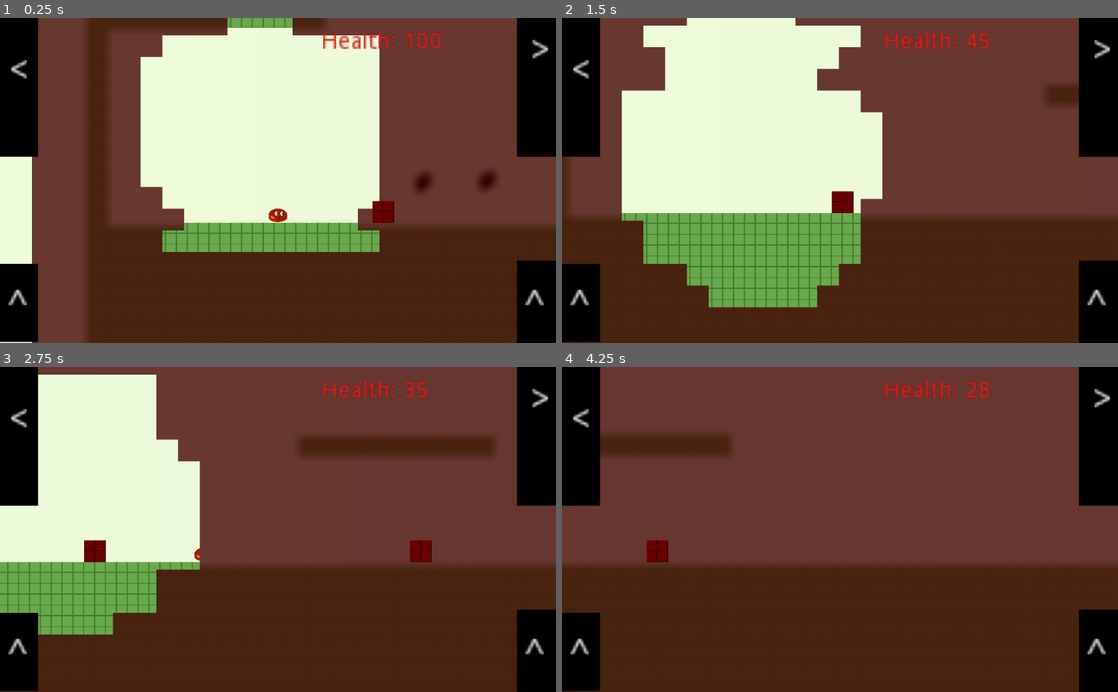
Above: before the commit, frames 1-4 (two rows, left to right).
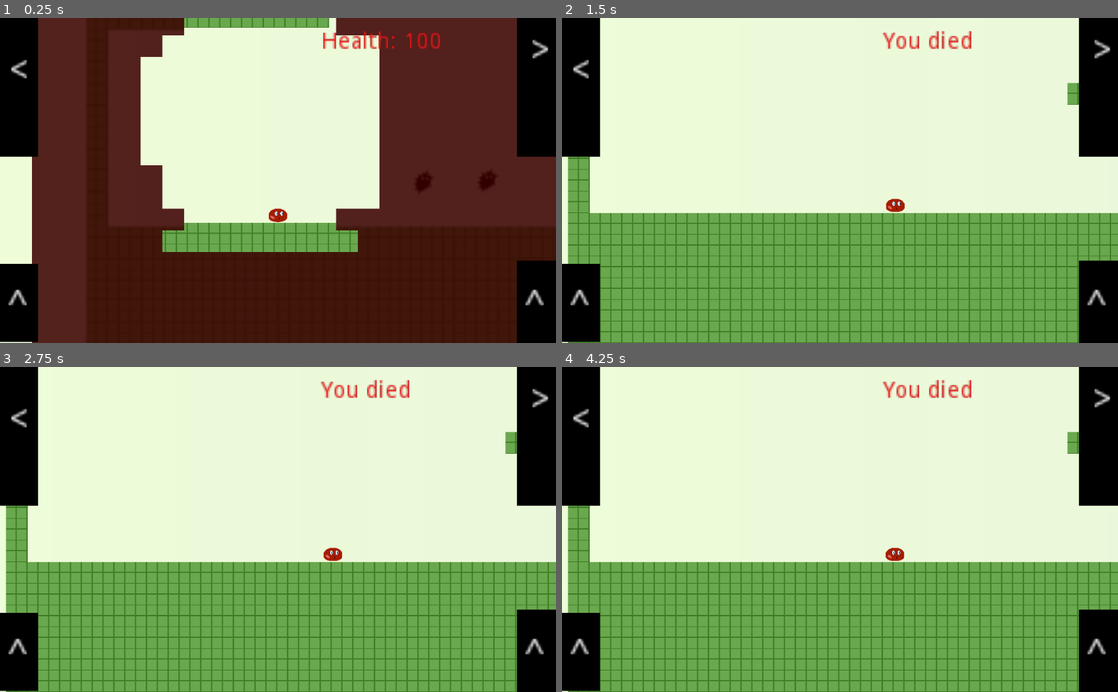
Above: after the commit, the same moments.

Repository: glitchcore/comfort
Game: Godot game, scene res://Scenes/BaseLevel.tscn
The game is run twice, just before and just after one commit, with the same random seed, the same clock (stepped at 60 frames per second) and the same inputs.
Inputs:
- Up to frame 1 (0.25 s): no input
- Up to frame 2 (1.5 s): hold Right (ui_right) from 0.53 s (still down); tap Space (jump) at 0.77 s
- Up to frame 3 (2.75 s): tap Space (jump) at 1.52 s; release Right (ui_right) at 2.03 s; hold Left (ui_left) from 2.03 s (still down)
- Up to frame 4 (4.25 s): release Left (ui_left) at 2.78 s; hold Right (ui_right) from 2.78 s (still down); tap Space (jump) at 3.02, 3.77 s

The runs differ from the first frame. In frame 1, 1.9% of the frame differs, in the area x 25-89%, y 0-73%; in frame 2, 59%; in frame 3, 71%; in frame 4, 91%, in the area x 0-100%, y 0-100%.

Commit message:
balance tuning

Diff:
--- a/Actors/Space.tscn
+++ b/Actors/Space.tscn
@@ -28,7 +28,7 @@
 
 void fragment() {
 	vec3 screen_color = vec3(0.0);
-	const int BLUR_KERNEL = 3;
+	const int BLUR_KERNEL = 1;
 	for(int x = -BLUR_KERNEL; x < BLUR_KERNEL; x++) {
 		for(int y = -BLUR_KERNEL; y < BLUR_KERNEL; y++) {
 			screen_color += texture(
--- a/Actors/SpaceDetector.gd
+++ b/Actors/SpaceDetector.gd
@@ -1,7 +1,7 @@
 extends KinematicBody2D
 
 onready var player = get_node("/root/BaseLevel/Player")
-export var speed = 100
+export var speed = 0.5
 
 # Called when the node enters the scene tree for the first time.
 func _ready() -> void:
@@ -9,6 +9,6 @@
 
 # Called every frame. 'delta' is the elapsed time since the previous frame.
 func _process(delta: float) -> void:
-	var move_direction = (player.position - self.position).normalized()
+	var move_direction = (player.position - self.position)
 
 	var _velocity = move_and_collide(move_direction * speed * delta)
--- a/Autoload/PlayerData.gd
+++ b/Autoload/PlayerData.gd
@@ -6,8 +6,8 @@
 signal killed()
 
 const HP_MAX = 100
-const BAD_ZONE_DAMAGE = 5
-const GOOD_ZONE_DAMAGE = -3
+const BAD_ZONE_DAMAGE = 2
+const GOOD_ZONE_DAMAGE = -1
 var hp = HP_MAX setget set_health
 var in_comfort_zone = true
 
--- a/Autoload/PlayerData.tscn
+++ b/Autoload/PlayerData.tscn
@@ -6,7 +6,7 @@
 script = ExtResource( 1 )
 
 [node name="Timer" type="Timer" parent="."]
-wait_time = 0.5
+wait_time = 0.2
 autostart = true
 
 [connection signal="timeout" from="Timer" to="." method="_on_Timer_timeout"]
--- a/Scenes/BaseLevel.tscn
+++ b/Scenes/BaseLevel.tscn
@@ -222,6 +222,7 @@
 [node name="PlayerData" parent="." instance=ExtResource( 8 )]
 
 [node name="EnemyWalls" type="TileMap" parent="."]
+visible = false
 modulate = Color( 1, 0, 0, 1 )
 tile_set = ExtResource( 9 )
 cell_size = Vector2( 40, 40 )
